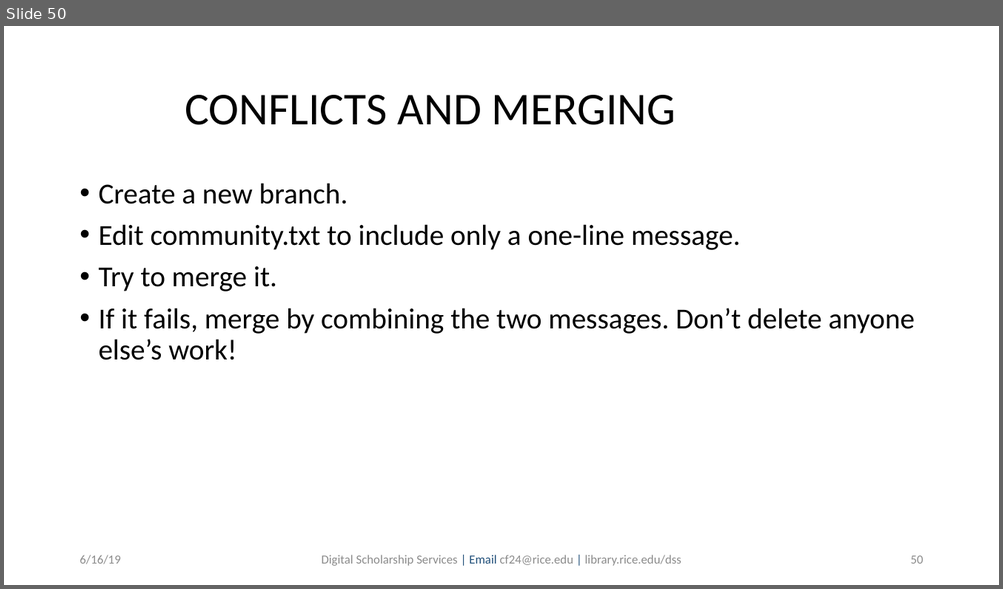
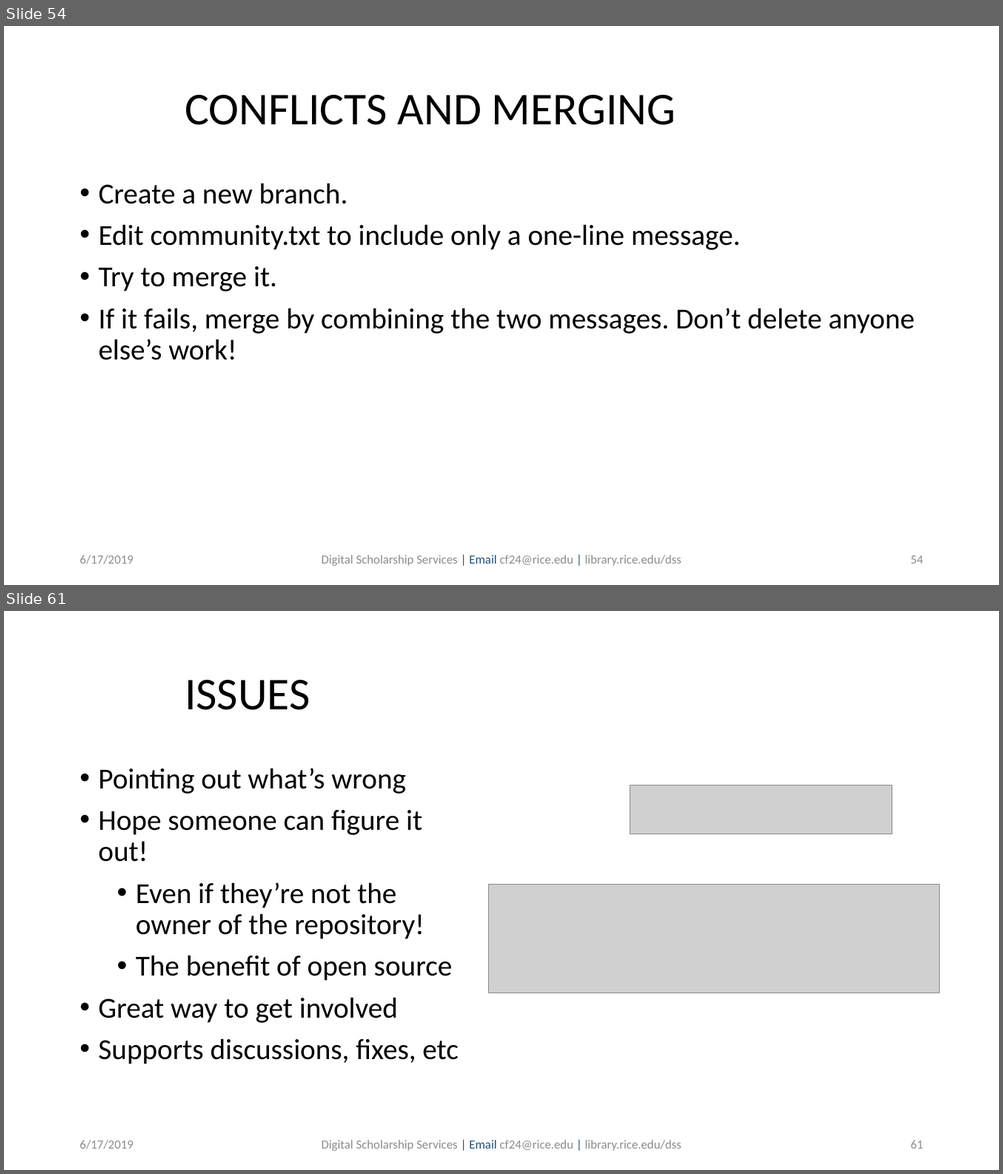
Before and after one commit to bakitybacon/rice-data-and-donuts, a slide deck: github/Introduction to Git & GitHub.pptx. Shown one above the other, each under a label of ours: slide 50 before the commit, slides 54 and 61 after it; the slides between them are not shown. The pictures are 1003x589 and 1003x1174 pixels, drawn with LibreOffice and Linux fonts; fonts in the diff are those of the drawing; grey boxes stand for pictures; background and template pictures are left out. Boxes give left, top, right and bottom in pixels: in the first picture for what was removed or moved away, otherwise in the second. Text is boxed around its words. In the diff, an @@ line names an element or a change of style, - is before the commit and + after.

```diff
--- a/github/Introduction to Git & GitHub.pptx
+++ b/github/Introduction to Git & GitHub.pptx
@@ slide 61 added at <box>4,611,999,1170</box>, background #FFFFFF @@
@@ text added at <box>185,680,310,710</box>, 44 pt, text #000000 @@
+ISSUES
@@ text added at <box>98,768,458,1065</box>, 28 pt, text #000000 @@
+• Pointing out what’s wrong
+• Hope someone can figure it out!
+  • Even if they’re not the owner of the repository!
+  • The benefit of open source
+• Great way to get involved
+• Supports discussions, fixes, etc
@@ picture added at <box>630,786,892,834</box> @@
@@ picture added at <box>489,885,939,994</box> @@
@@ text added at <box>79,1140,133,1150</box>, 12 pt, text #8B8B8B @@
+6/17/2019
@@ text added at <box>321,1140,681,1151</box>, 12 pt, text #8B8B8B @@
+Digital Scholarship Services | Email cf24@rice.edu | library.rice.edu/dss
@@ page number added at <box>910,1141,923,1149</box>, 12 pt, text #8B8B8B @@
+61
@@ what was slide 50 is now slide 54 @@
@@ slide 54 changed as well @@
@@ text at <box>79,555,133,565</box>: text changed @@
-6/16/19
+6/17/2019
@@ page number at <box>910,556,923,564</box>: text changed @@
-50
+54
```
Also in this commit, not shown: 56 other slides changed, 12 other slides added.
